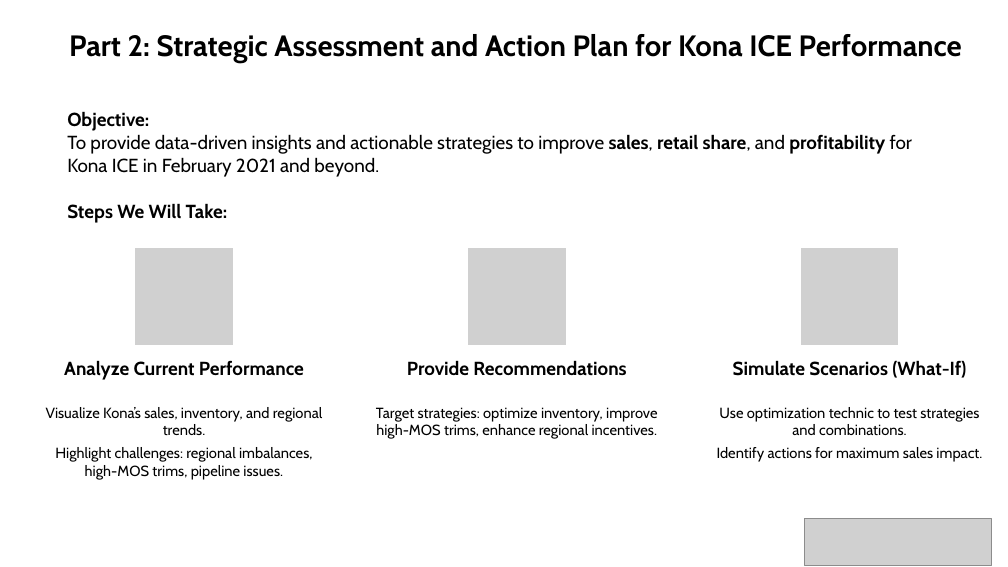
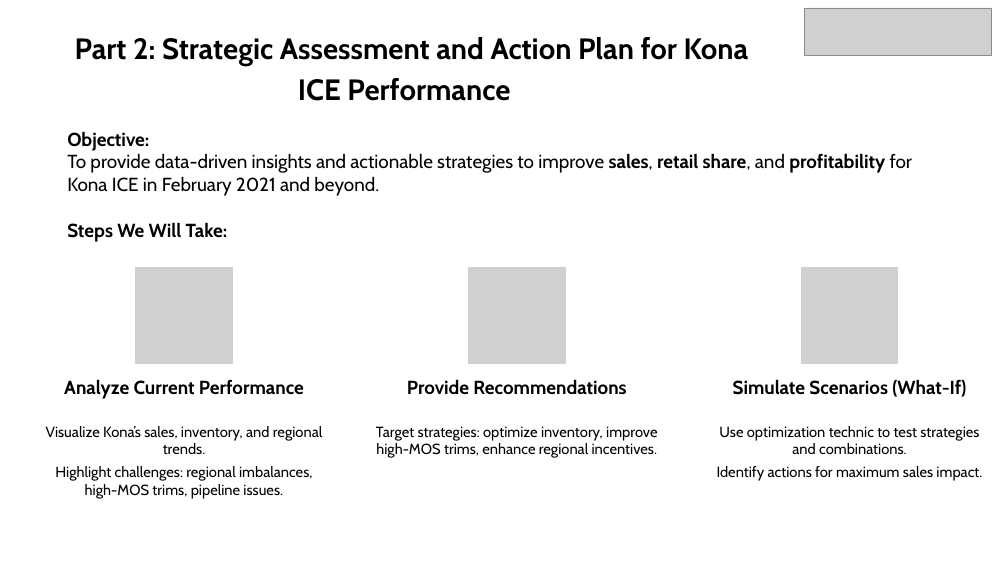
Before and after one commit to slee8495/hyundai_case_study, a slide deck: slide 2 of Presentation-Sangho.pptx. Drawn at 1008x567 pixels with LibreOffice and Linux fonts; fonts in the diff are those of the drawing; grey boxes stand for pictures. Boxes give left, top, right and bottom in pixels: in the first picture for what was removed or moved away, otherwise in the second. Text is boxed around its words. In the diff, an @@ line names an element or a change of style, - is before the commit and + after.

```diff
--- a/Presentation-Sangho.pptx
+++ b/Presentation-Sangho.pptx
@@ text "Part 2: Strategic Assessment and ..." rewrapped from box(69, 34, 962, 63) to box(75, 37, 749, 101) @@
@@ picture: place and size @@
-picture at box(805, 519, 991, 566)
+picture at box(805, 8, 991, 55)
@@ 8 texts, 3 pictures: place and size @@
-8 texts, 3 pictures at box(46, 111, 982, 480)
+8 texts, 3 pictures at box(46, 131, 982, 499)
```
Also in this commit, not shown: 5 other slides changed, 1 other file.
